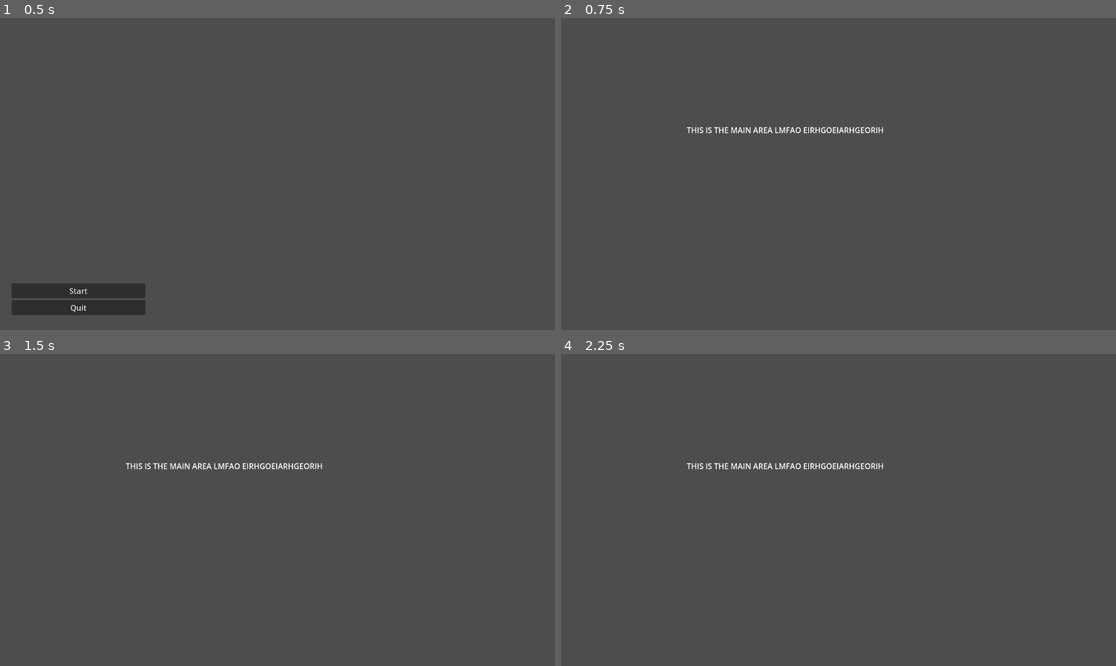
Above: before the commit, frames 1-4 (two rows, left to right).
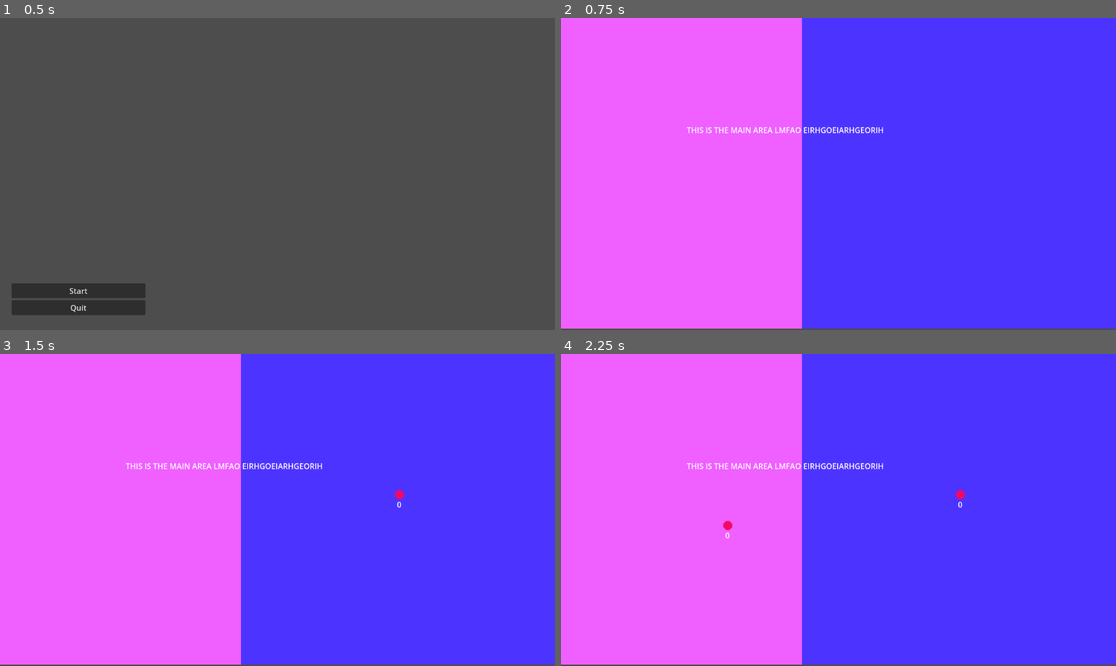
Above: after the commit, the same moments.

Repository: Alpha-Hotel/GameJamJan24
Game: Godot game, scene res://Scenes/menu.tscn
Two runs of this game, one before a commit and one after it. Both use one fixed random seed, a clock stepped at 60 frames per second and the inputs below.
Inputs (mouse positions are in pixels of both pictures, inside the frame that each line leads up to):
- Up to frame 1 (0.5 s): no input
- Up to frame 2 (0.75 s): click "Start" at 0.5 s
- Up to frame 3 (1.5 s): tap Enter at 1.25 s; move the mouse to (399, 494) at 1.27 s; click (399, 494) at 1.35 s
- Up to frame 4 (2.25 s): tap Space at 2 s; move the mouse to (727, 525) at 2.02 s; click (727, 525) at 2.1 s

Frame 1 is identical in both runs. In frame 2, 99% of the frame differs, in the area x 0-100%, y 0-100%; in frame 3, 99%; in frame 4, 99%.
Error before the commit: Parse Error: Expected initializer after constant name. (res://Scenes/node.gd:7)

Commit message:
vertex based coloring

Diff:
--- a/Scenes/mycelia_node.tscn
+++ b/Scenes/mycelia_node.tscn
@@ -18,7 +18,6 @@
 }]
 
 [node name="Mycelia Node" type="Area2D"]
-metadata/_edit_group_ = true
 
 [node name="CollisionShape2D" type="CollisionShape2D" parent="."]
 material = SubResource("ShaderMaterial_l0swx")
@@ -30,3 +29,11 @@
 position = Vector2(1, 1)
 scale = Vector2(1.7, 1.691)
 sprite_frames = SubResource("SpriteFrames_m0ial")
+
+[node name="Label" type="Label" parent="."]
+offset_left = -13.0
+offset_top = 9.0
+offset_right = 13.0
+offset_bottom = 32.0
+text = "0"
+horizontal_alignment = 1
--- a/Scenes/node.gd
+++ b/Scenes/node.gd
@@ -1,23 +1,26 @@
 extends Node
 
 const mycelia_node = preload("res://Scenes/mycelia_node.tscn")
-
+var rng = RandomNumberGenerator.new()
+var voronai_vertices : Array
 # Called when the node enters the scene tree for the first time.
 func _ready():
-	const voronai_vertices
+	#print(get_viewport().get_visible_rect().size)
+	voronai_vertices = [rng.randf_range(0, get_viewport().get_visible_rect().size.x), rng.randf_range(0, get_viewport().get_visible_rect().size.y)]
+	print("vertices ", voronai_vertices)
 	pass # Replace with function body.
 
 
 # Called every frame. 'delta' is the elapsed time since the previous frame.
 func _process(delta):
-	#print($Collider.is_colliding)
+
 	pass
 
 func _input(event):
 
 	if event is InputEventMouseButton and not event.is_action_released("click"):
 		# This runs if the mouse is clicked
-		print("Mouse Click/Unclick at: ", )
+		print("Mouse Click/Unclick at: ", event.position)
 		if not check_collision(event.position):
 			# Checks collision at the mouse posiiton
 			print("no collision")
--- a/Scenes/voronai.gdshader
+++ b/Scenes/voronai.gdshader
@@ -1,11 +1,22 @@
 shader_type canvas_item;
+
+const vec2 left = vec2(300, 500);
+const vec2 right = vec2(700, 500);
+
 
 void vertex() {
 	// Called for every vertex the material is visible on.
+
 }
 
 void fragment() {
 	// Called for every pixel the material is visible on.
+
+	if (distance(left, vec2(UV.x*1152.0, UV.y*648.0)) < distance(right, vec2(UV.x*1152.0, UV.y*648.0))) {
+		COLOR = vec4(0.941176, 0.372549, 1, 1);
+	} else {
+		COLOR = vec4(.3,.2,1,1);
+	}
 
 }
 
--- a/main.tscn
+++ b/main.tscn
@@ -1,14 +1,19 @@
-[gd_scene load_steps=3 format=3 uid="uid://dn8o2yey1228"]
+[gd_scene load_steps=5 format=3 uid="uid://dn8o2yey1228"]
 
 [ext_resource type="Script" path="res://Scenes/node.gd" id="1_bya8y"]
+[ext_resource type="Shader" path="res://Scenes/voronai.gdshader" id="2_2ci3u"]
 
 [sub_resource type="CircleShape2D" id="CircleShape2D_lw3ts"]
 radius = 10.83
+
+[sub_resource type="ShaderMaterial" id="ShaderMaterial_esvjv"]
+shader = ExtResource("2_2ci3u")
 
 [node name="main" type="Node2D"]
 script = ExtResource("1_bya8y")
 
 [node name="Label" type="Label" parent="."]
+z_index = 1
 offset_left = 261.0
 offset_top = 221.0
 offset_right = 670.0
@@ -20,3 +25,12 @@
 target_position = Vector2(0, 0)
 margin = 1.8
 collide_with_areas = true
+
+[node name="ColorRect" type="ColorRect" parent="."]
+material = SubResource("ShaderMaterial_esvjv")
+anchors_preset = -1
+anchor_right = 1.0
+anchor_bottom = 1.0
+offset_right = 1152.0
+offset_bottom = 645.0
+color = Color(0.207843, 0.164706, 0.431373, 1)
